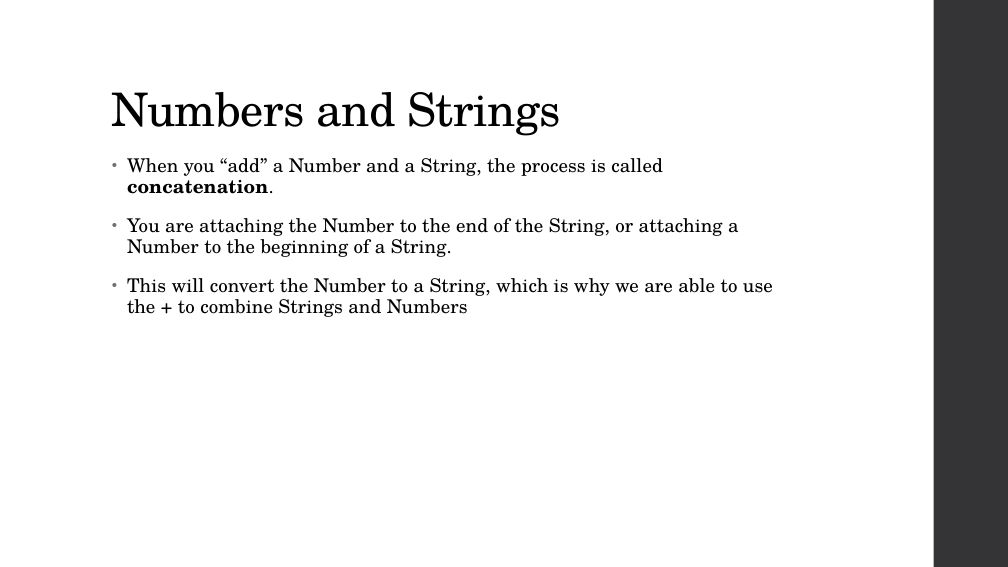
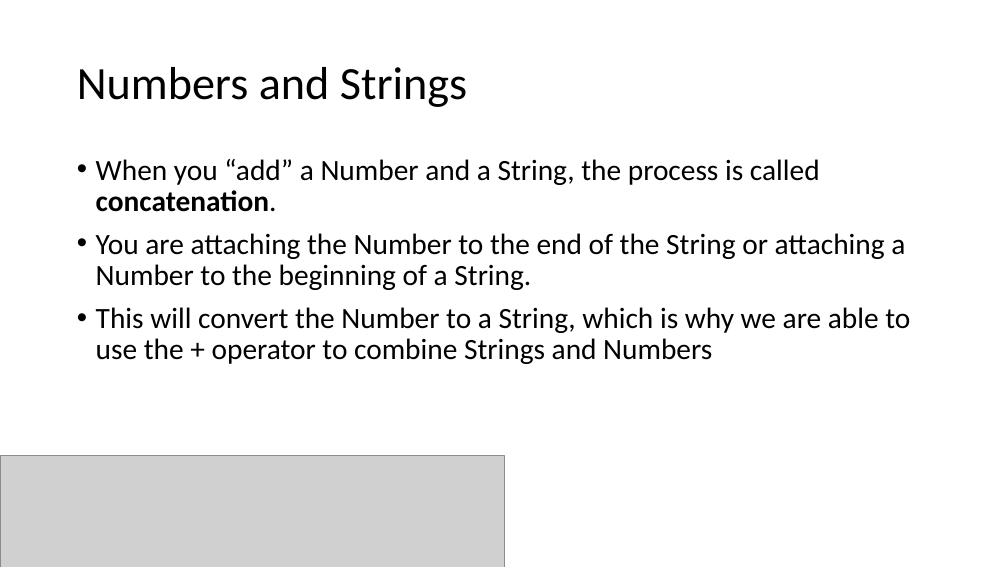
Before and after one commit to YWCANWIL-TechLab/Module4-DataTypes-Day1, a slide deck: slide 4 of slides/Numbers.pptx. Drawn at 1008x567 pixels with LibreOffice and Linux fonts; fonts in the diff are those of the drawing; grey boxes stand for pictures. Boxes give left, top, right and bottom in pixels: in the first picture for what was removed or moved away, otherwise in the second. Text is boxed around its words. In the diff, an @@ line names an element or a change of style, - is before the commit and + after.

Commit message:
Updated Numbers PowerPoint

```diff
--- a/slides/Numbers.pptx
+++ b/slides/Numbers.pptx
@@ rectangle removed at box(934, 0, 1008, 567) @@
@@ title "Numbers and Strings": place and size @@
-title "Numbers and Strings" at box(112, 92, 561, 136)
+title "Numbers and Strings" at box(77, 67, 467, 107)
@@ title "Numbers and Strings" at box(77, 67, 467, 107): font TeX Gyre Schola to Calibri, letter spacing -0.5 to 0 pt; vertical alignment bottom to middle @@
@@ text "When you “add” a Number ...": place and size @@
-text "When you “add” a Number ..." at box(127, 158, 773, 317)
+text "When you “add” a Number ..." at box(96, 159, 910, 364)
@@ text at box(96, 159, 820, 212): size 18 to 28 pt, font TeX Gyre Schola to Calibri, letter spacing 0.1 to 0 pt in "When you “add” a Number and a ..."; indent changed; line spacing 0.95 to 0.9; less space between paragraphs @@
@@ text at box(96, 233, 910, 364): text changed; size 18 to 28 pt; font TeX Gyre Schola to Calibri @@
-• You are attaching the Number to the end of the String, or attaching a Number to the beginning of a String.
-• This will convert the Number to a String, which is why we are able to use the + to combine Strings and Numbers
+• You are attaching the Number to the end of the String or attaching a Number to the beginning of a String.
+• This will convert the Number to a String, which is why we are able to use the + operator to combine Strings and Numbers
@@ picture added at box(0, 456, 504, 567) @@
```
Also in this commit, not shown: 21 other slides changed, 5 slides added, 1 other file.
